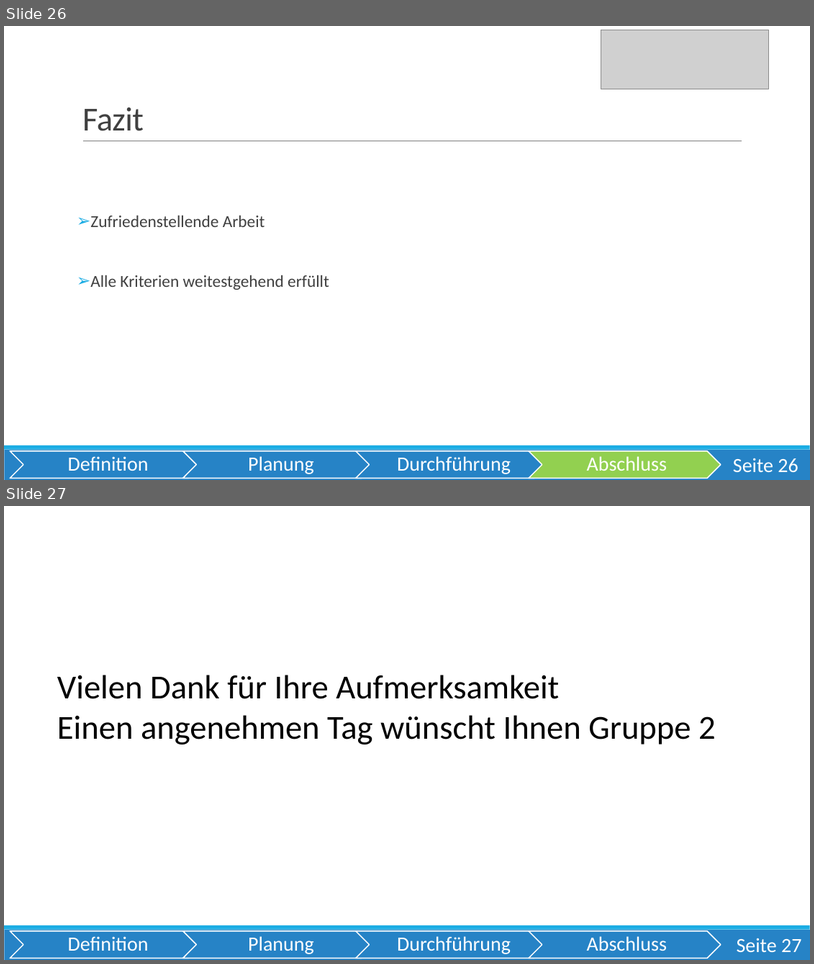
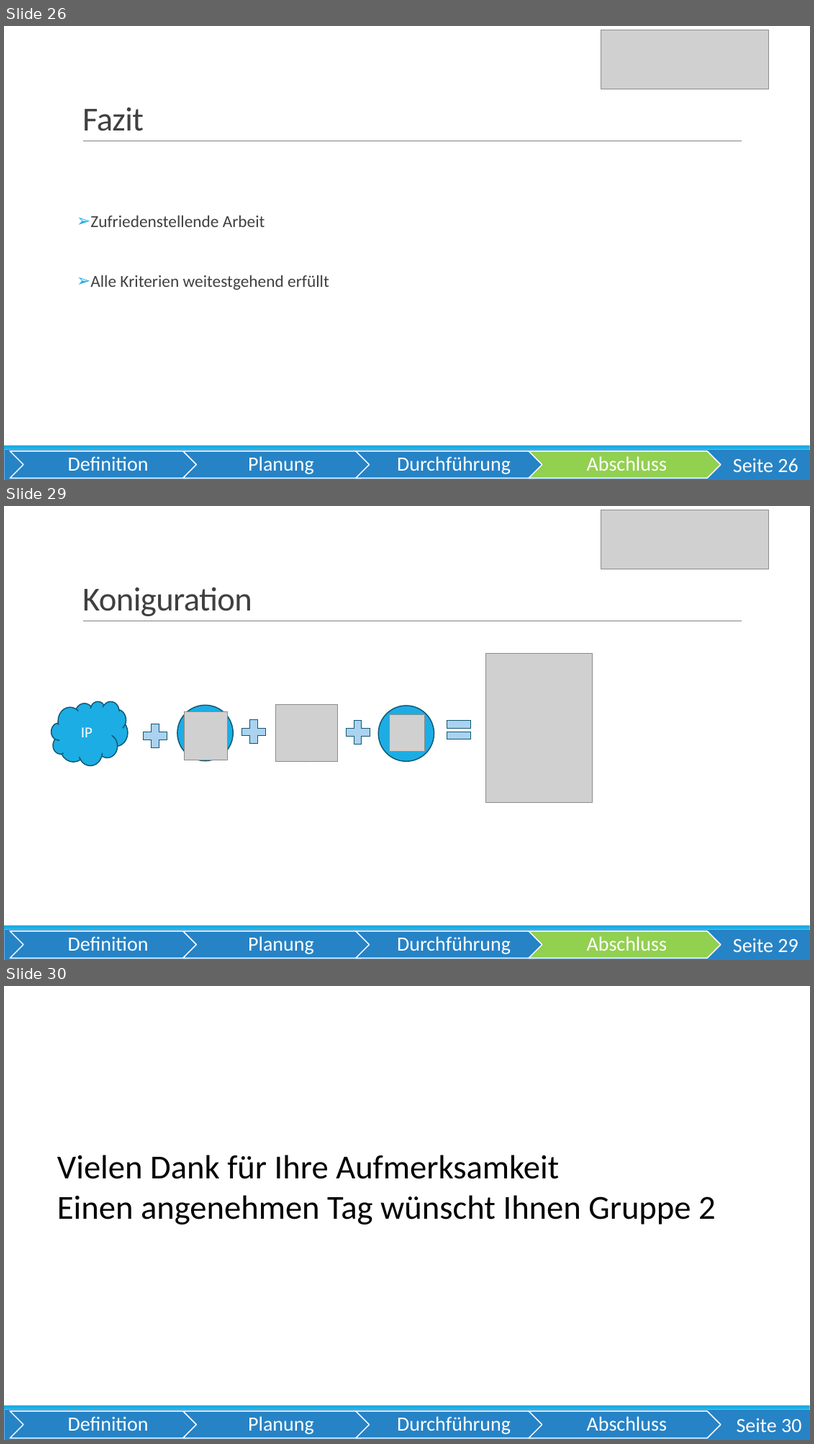
Before and after one commit to OberstufenprojektVOIP/OSP_VOIP, a slide deck: Pr-sentation/Präsentation VoIP Echt.pptx. Shown one above the other, each under a label of ours: slides 26 and 27 before the commit, slides 26, 29 and 30 after it; the slides between them are not shown. The pictures are 814x964 and 814x1444 pixels, drawn with LibreOffice and Linux fonts; fonts in the diff are those of the drawing; grey boxes stand for pictures. Boxes give left, top, right and bottom in pixels: in the first picture for what was removed or moved away, otherwise in the second. Text is boxed around its words. In the diff, an @@ line names an element or a change of style, - is before the commit and + after.

```diff
--- a/Pr-sentation/Präsentation VoIP Echt.pptx
+++ b/Pr-sentation/Präsentation VoIP Echt.pptx
@@ slide 29 added at [4, 506, 810, 960], background #FFFFFF; not listed: 3 template elements that a slide beside it also shows @@
@@ picture added at [602, 510, 770, 569] @@
@@ title added at [82, 587, 252, 616], 40 pt, text #404040 @@
+Koniguration
@@ picture added at [486, 654, 593, 803] @@
@@ cloud added at [52, 701, 128, 765], fill #1CADE4, outline #0E5772 1.25 pt, 18 pt, text #FFFFFF @@
+IP
@@ plus sign added at [139, 720, 171, 752], fill #ACD3EF, outline #0E5772 0.75 pt @@
@@ ellipse added at [178, 705, 233, 761], fill #1CADE4, outline #0E5772 1.25 pt @@
@@ picture added at [184, 711, 227, 759] @@
@@ plus sign added at [237, 716, 270, 747], fill #ACD3EF, outline #0E5772 0.75 pt @@
@@ picture added at [275, 705, 338, 762] @@
@@ ellipse added at [278, 705, 334, 762], fill #1CADE4, outline #0E5772 1.25 pt @@
@@ plus sign added at [342, 716, 374, 748], fill #ACD3EF, outline #0E5772 0.75 pt @@
@@ ellipse added at [378, 705, 434, 762], fill #1CADE4, outline #0E5772 1.25 pt @@
@@ picture added at [390, 715, 425, 751] @@
@@ math equal added at [442, 713, 475, 746], fill #ACD3EF, outline #0E5772 0.75 pt @@
@@ group added at [10, 931, 721, 958]: 4 chevrons, 4 texts @@
+Definition
+Planung
+Durchführung
+Abschluss
@@ page number added at [733, 937, 798, 952], 24 pt, text #FFFFFF @@
+Seite 29
@@ what was slide 27 is now slide 30 @@
@@ page number at [737, 1417, 802, 1432]: text changed @@
-Seite 27
+Seite 30
```
Also in this commit, not shown: 7 slides changed, 2 other slides added.
